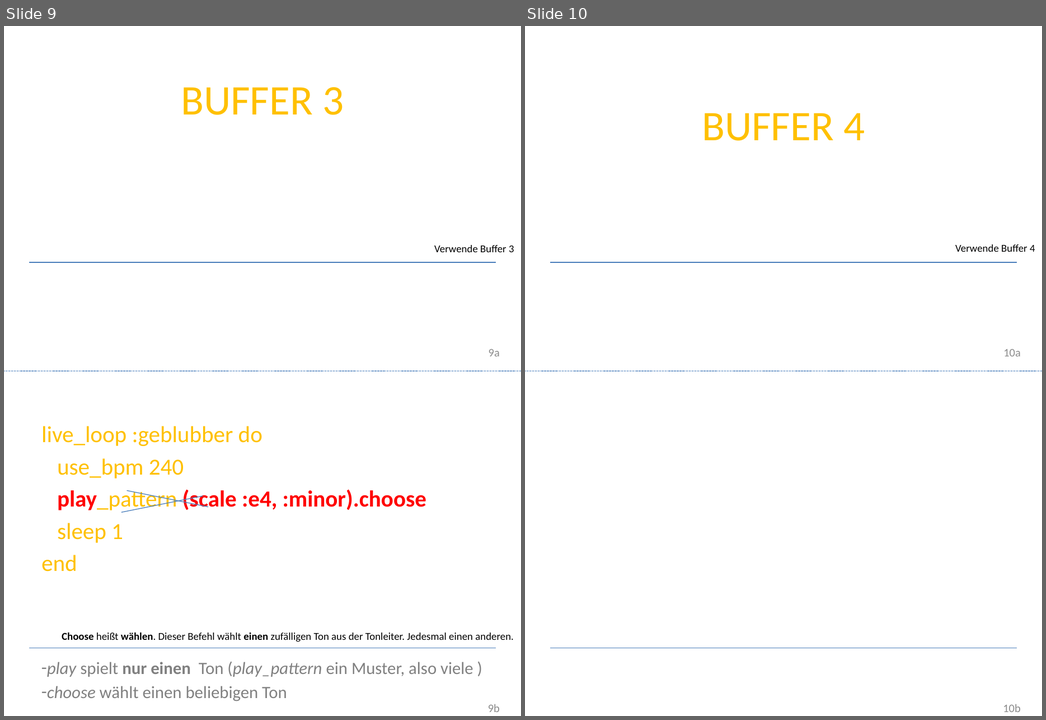
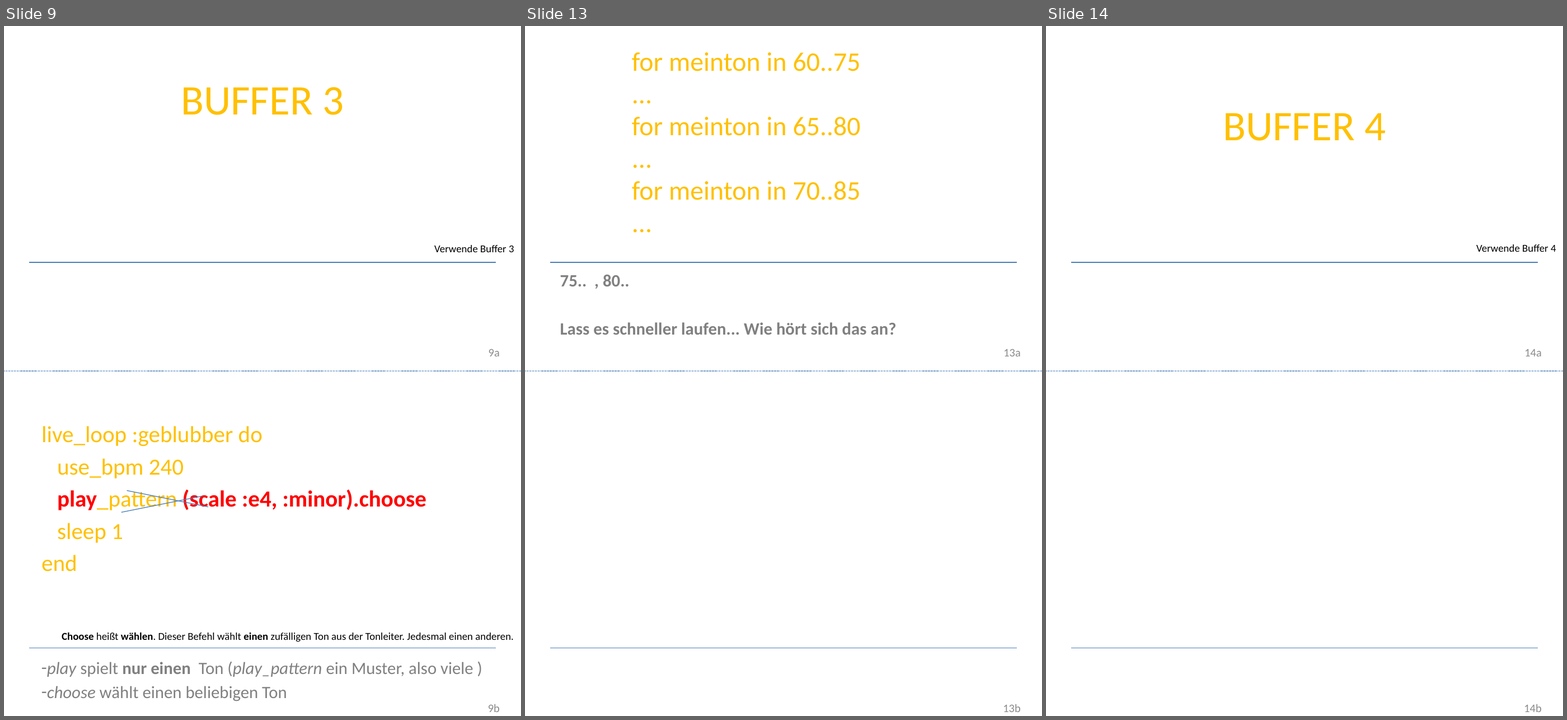
Before and after one commit to Devoxx4KidsDE/SonicPI, a slide deck: presentation/de/Sonic PI Workshop_de.pptx. Shown side by side, each under a label of ours: slides 9 and 10 before the commit, slides 9, 13 and 14 after it; the slides between them are not shown. The pictures are 1046x720 and 1567x720 pixels, drawn with LibreOffice and Linux fonts; fonts in the diff are those of the drawing; background and template pictures are left out. Boxes give left, top, right and bottom in pixels: in the first picture for what was removed or moved away, otherwise in the second. Text is boxed around its words. In the diff, an @@ line names an element or a change of style, - is before the commit and + after.

```diff
--- a/presentation/de/Sonic PI Workshop_de.pptx
+++ b/presentation/de/Sonic PI Workshop_de.pptx
@@ slide 13 added at (525,26,1042,716), background #FFFFFF; not listed: 5 template elements that a slide beside it also shows @@
@@ text added at (632,52,861,200), 28 pt, text #FFC000 @@
+for meinton in 60..75
+...
+for meinton in 65..80
+...
+for meinton in 70..85
+...
@@ text added at (560,275,897,335), 18 pt, text #808080, bold @@
+75.. , 80..
+Lass es schneller laufen... Wie hört sich das an?
@@ what was slide 10 is now slide 14 @@
@@ page number at (1525,349,1542,356): text changed @@
-10a
+14a
@@ page number at (1524,704,1542,712): text changed @@
-10b
+14b
```
Also in this commit, not shown: 4 slides changed, 3 other slides added.
